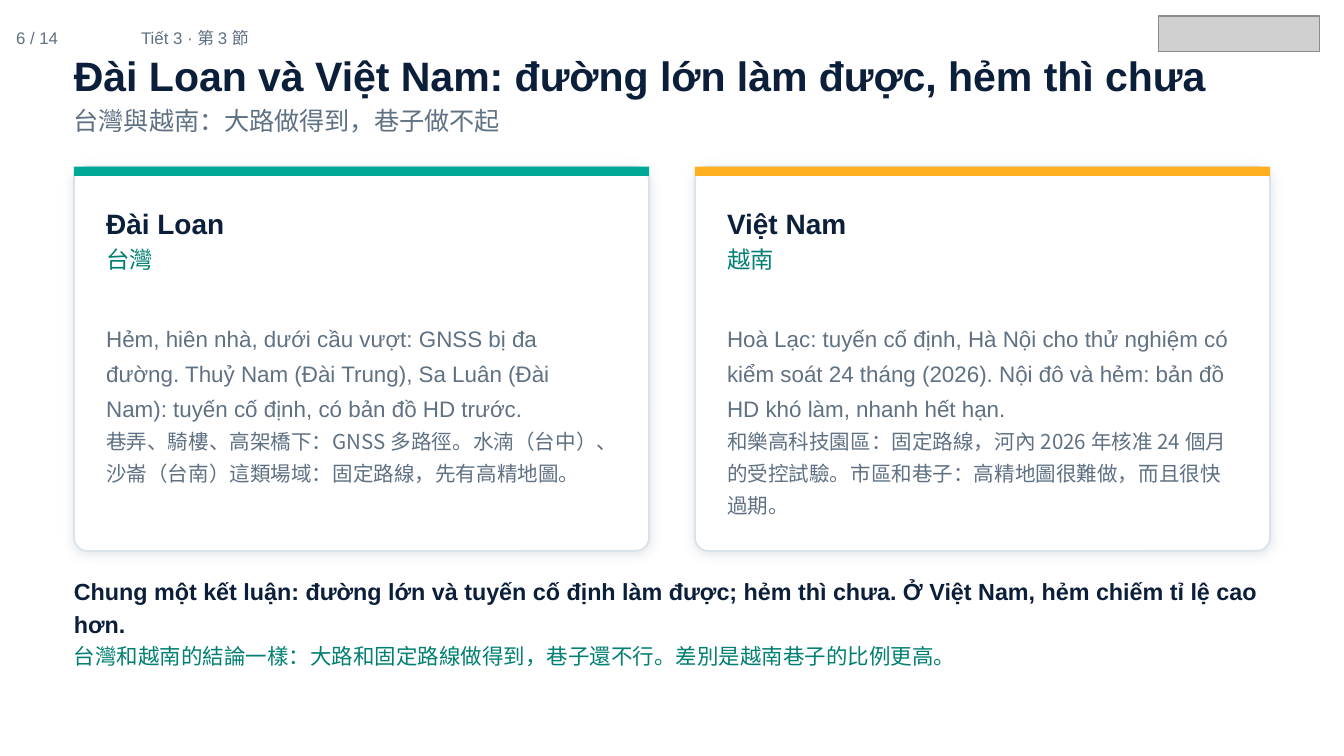
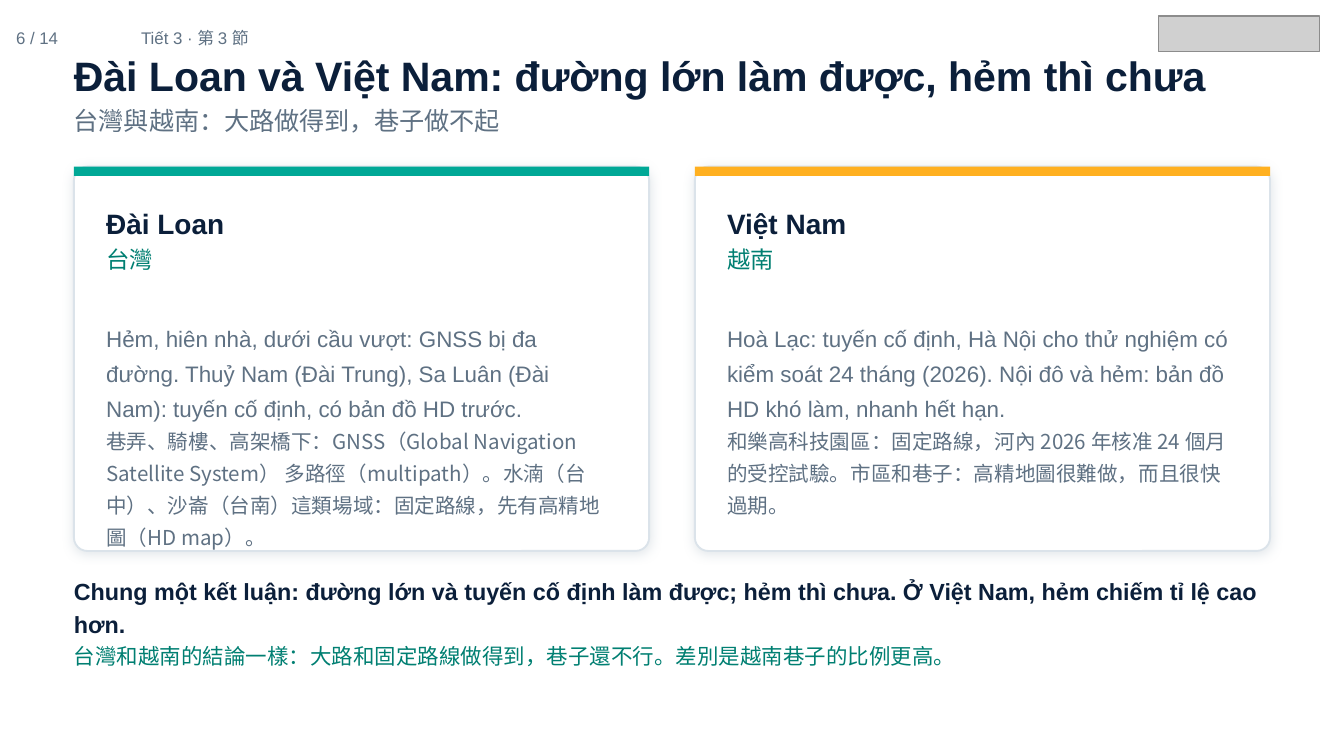
Before and after one commit to ch-neural/MITUST-Principles-of-Self-Driving-Cars, a slide deck: slide 6 of 第十二週(11-26)/第十二週_第3節_簡報.pptx. Drawn at 1344x756 pixels with LibreOffice and Linux fonts; fonts in the diff are those of the drawing; grey boxes stand for pictures. Boxes give left, top, right and bottom in pixels: in the first picture for what was removed or moved away, otherwise in the second. Text is boxed around its words. In the diff, an @@ line names an element or a change of style, - is before the commit and + after.

```diff
--- a/第十二週(11-26)/第十二週_第3節_簡報.pptx
+++ b/第十二週(11-26)/第十二週_第3節_簡報.pptx
@@ text at (106,431,600,515): text changed @@
-巷弄、騎樓、高架橋下：GNSS 多路徑。水湳（台中）、沙崙（台南）這類場域：固定路線，先有高精地圖。
+巷弄、騎樓、高架橋下：GNSS（Global Navigation Satellite System） 多路徑（multipath）。水湳（台中）、沙崙（台南）這類場域：固定路線，先有高精地圖（HD map）。
```
Also in this commit, not shown: 12 other slides changed, 5 other files.
